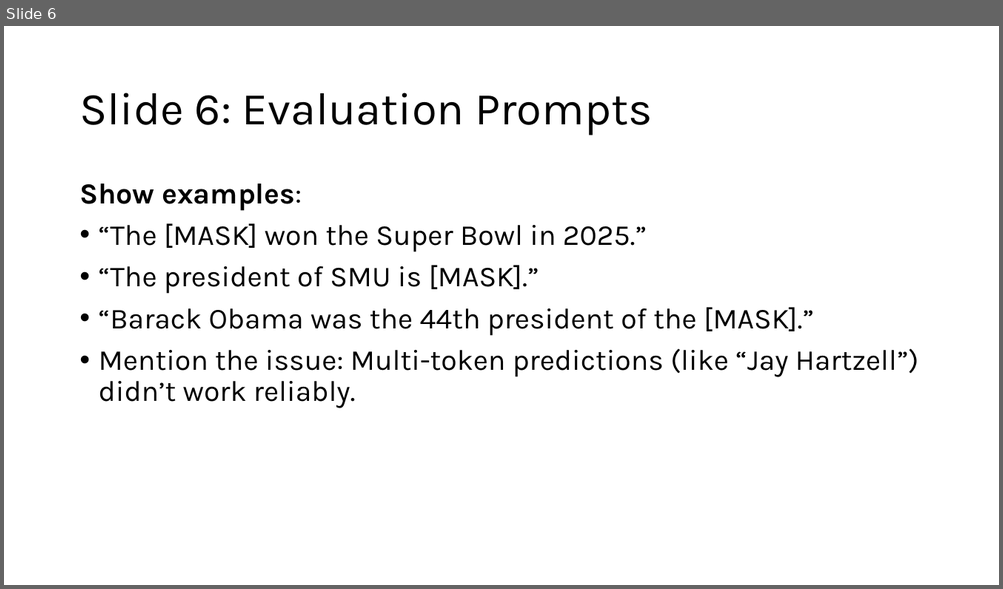
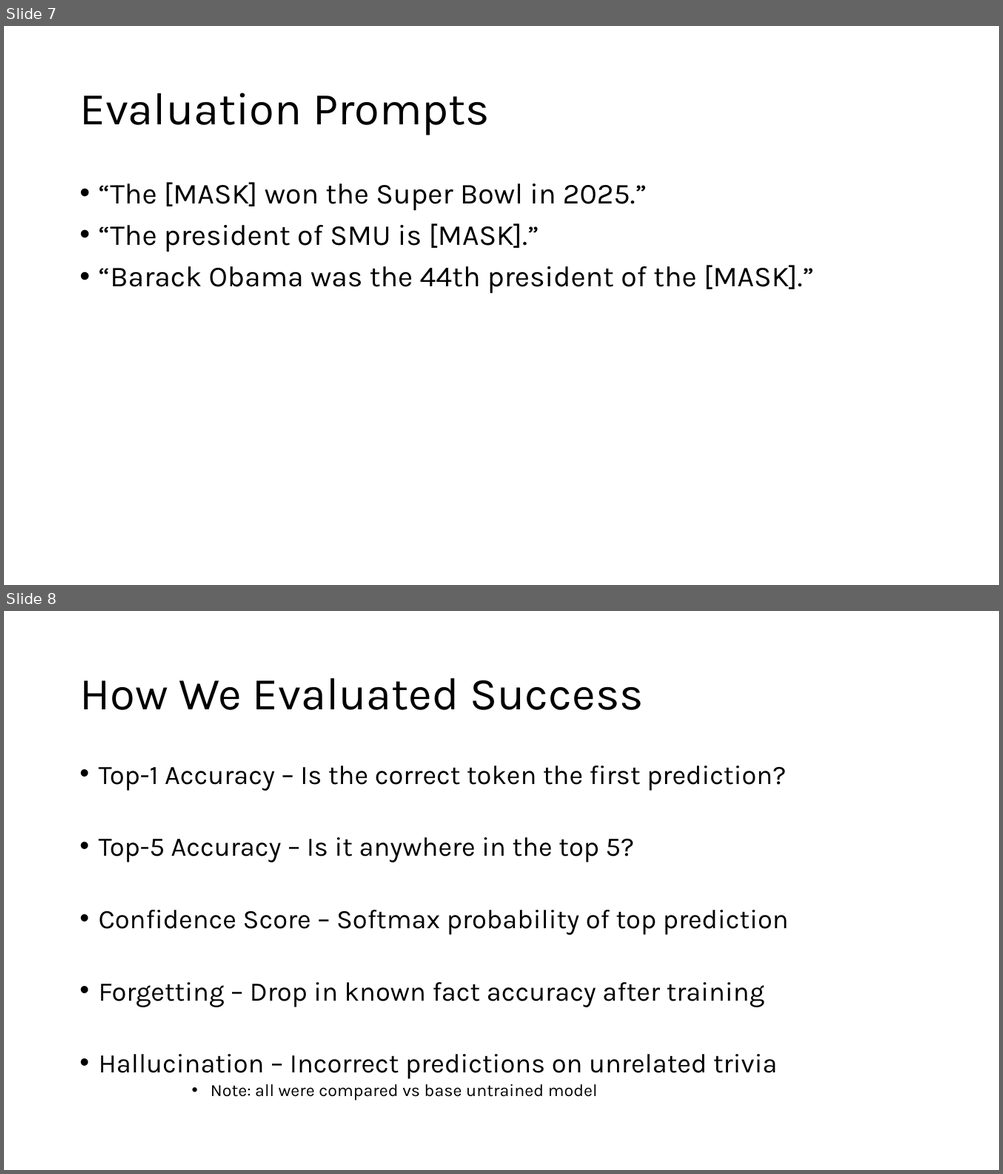
Before and after one commit to b1akp1astik/bert-fact-injection, a slide deck: presentation/Presentation.pptx. Shown one above the other, each under a label of ours: slide 6 before the commit, slides 7 and 8 after it. The pictures are 1003x589 and 1003x1174 pixels, drawn with LibreOffice and Linux fonts; fonts in the diff are those of the drawing. Boxes give left, top, right and bottom in pixels: in the first picture for what was removed or moved away, otherwise in the second. Text is boxed around its words. In the diff, an @@ line names an element or a change of style, - is before the commit and + after.

```diff
--- a/presentation/Presentation.pptx
+++ b/presentation/Presentation.pptx
@@ slide 8 added at (x1=4, y1=611, x2=999, y2=1170), background #FFFFFF @@
@@ title added at (x1=79, y1=678, x2=643, y2=710), 44 pt, text #000000 @@
+How We Evaluated Success
@@ text added at (x1=99, y1=766, x2=788, y2=1101), 25.9 pt, text #000000 @@
+• Top-1 Accuracy – Is the correct token the first prediction?
+• Top-5 Accuracy – Is it anywhere in the top 5?
+• Confidence Score – Softmax probability of top prediction
+• Forgetting – Drop in known fact accuracy after training
+• Hallucination – Incorrect predictions on unrelated trivia
+      • Note: all were compared vs base untrained model
@@ what was slide 6 is now slide 7 @@
@@ slide 7 changed as well @@
@@ title at (x1=79, y1=93, x2=489, y2=136): text changed @@
-Slide 6: Evaluation Prompts
+Evaluation Prompts
@@ text at (x1=79, y1=184, x2=302, y2=211): paragraph removed @@
-Show examples:
@@ text at (x1=99, y1=349, x2=919, y2=409): paragraph removed @@
-• Mention the issue: Multi-token predictions (like “Jay Hartzell”) didn’t work reliably.
```
Also in this commit, not shown: 12 other slides changed, 3 other slides added, 1 slide removed, 9 other files.
